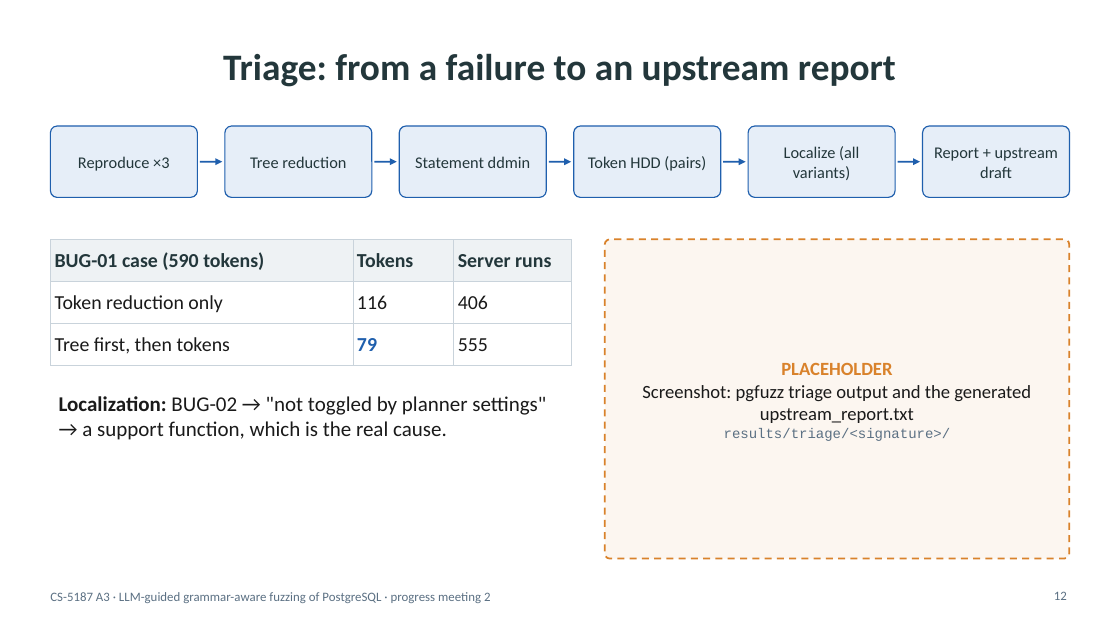
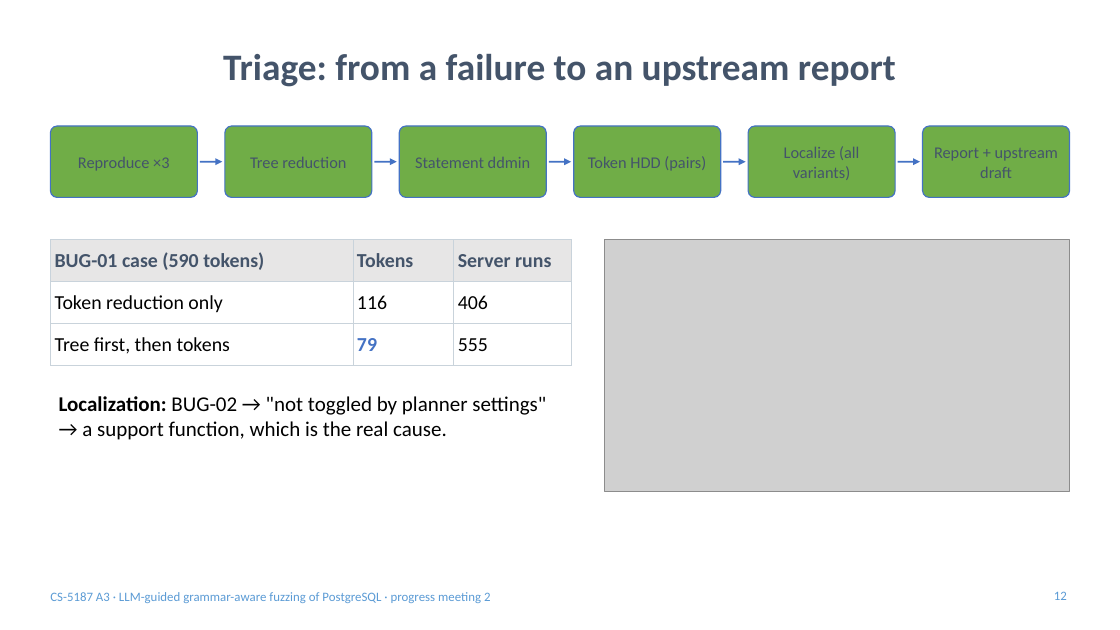
Before and after one commit to v28k/cs5187-term-project, a slide deck: slide 12 of docs/meeting2/slides/slides_meeting2.pptx. Drawn at 1120x630 pixels with LibreOffice and Linux fonts; fonts in the diff are those of the drawing; grey boxes stand for pictures. Boxes give left, top, right and bottom in pixels: in the first picture for what was removed or moved away, otherwise in the second. Text is boxed around its words. In the diff, an @@ line names an element or a change of style, - is before the commit and + after.

```diff
--- a/docs/meeting2/slides/slides_meeting2.pptx
+++ b/docs/meeting2/slides/slides_meeting2.pptx
@@ text colour #23373B to #44546A in 7 elements at (223, 54, 896, 87), (78, 157, 169, 171), (250, 157, 346, 168), (415, 157, 531, 168), (588, 156, 706, 171), (784, 146, 859, 180), (934, 147, 1058, 178) @@
@@ fill #E6EEF8 to #70AD47; outline #1F5FAD 1 pt to #4472C4 1 pt in 6 elements at (50, 126, 197, 197), (225, 126, 372, 197), (399, 126, 546, 197), (574, 126, 721, 197), (749, 126, 896, 197), (923, 126, 1070, 197) @@
@@ arrow (200, 162) - (223, 162): stroke #1F5FAD 1.5 pt to #4472C4 1.5 pt @@
@@ arrow (375, 162) - (397, 162): stroke #1F5FAD 1.5 pt to #4472C4 1.5 pt @@
@@ arrow (549, 162) - (571, 162): stroke #1F5FAD 1.5 pt to #4472C4 1.5 pt @@
@@ arrow (723, 162) - (746, 162): stroke #1F5FAD 1.5 pt to #4472C4 1.5 pt @@
@@ arrow (898, 162) - (920, 162): stroke #1F5FAD 1.5 pt to #4472C4 1.5 pt @@
@@ table at (50, 239, 571, 358) @@
@@ fill #EEF2F4 to #E7E6E6 in row 1 @@
@@ text colour #23373B to #44546A in "BUG-01 case (590 tokens)", "Tokens", "Server runs" @@
@@ text colour #1A1A1A to #000000 in "Token reduction only", "116", "406", "Tree first, then tokens" and 1 more places @@
@@ text colour #1F5FAD to #4472C4 in "79" @@
@@ rounded rectangle removed at (605, 239, 1070, 559) @@
@@ picture added at (605, 239, 1070, 492) @@
@@ text "Localization: BUG-02 → "not toggled ..." at (59, 396, 546, 440): text colour #1A1A1A to #000000 @@
@@ text removed at (642, 363, 1031, 441) @@
-PLACEHOLDER
-Screenshot: pgfuzz triage output and the generated upstream_report.txt
-results/triage/<signature>/
@@ text "CS-5187 A3 · LLM-guided grammar-aware ..." at (50, 592, 490, 603): text colour #5B7083 to #5B9BD5 @@
@@ page number at (1054, 591, 1067, 600): text colour #5B7083 to #5B9BD5 @@
```
Also in this commit, not shown: 22 other slides changed, 3 slides added, 4 slides removed, 12 other files.
